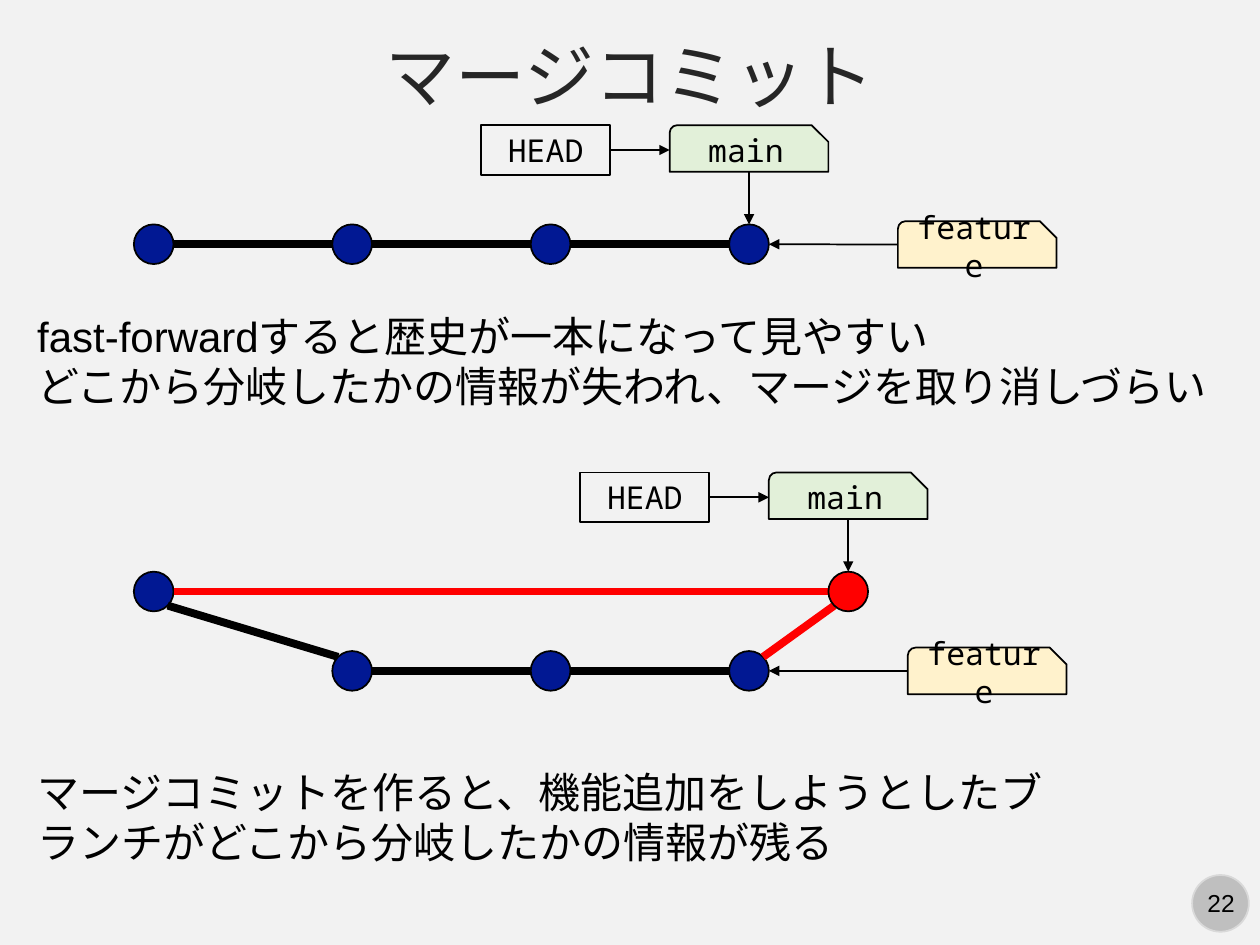
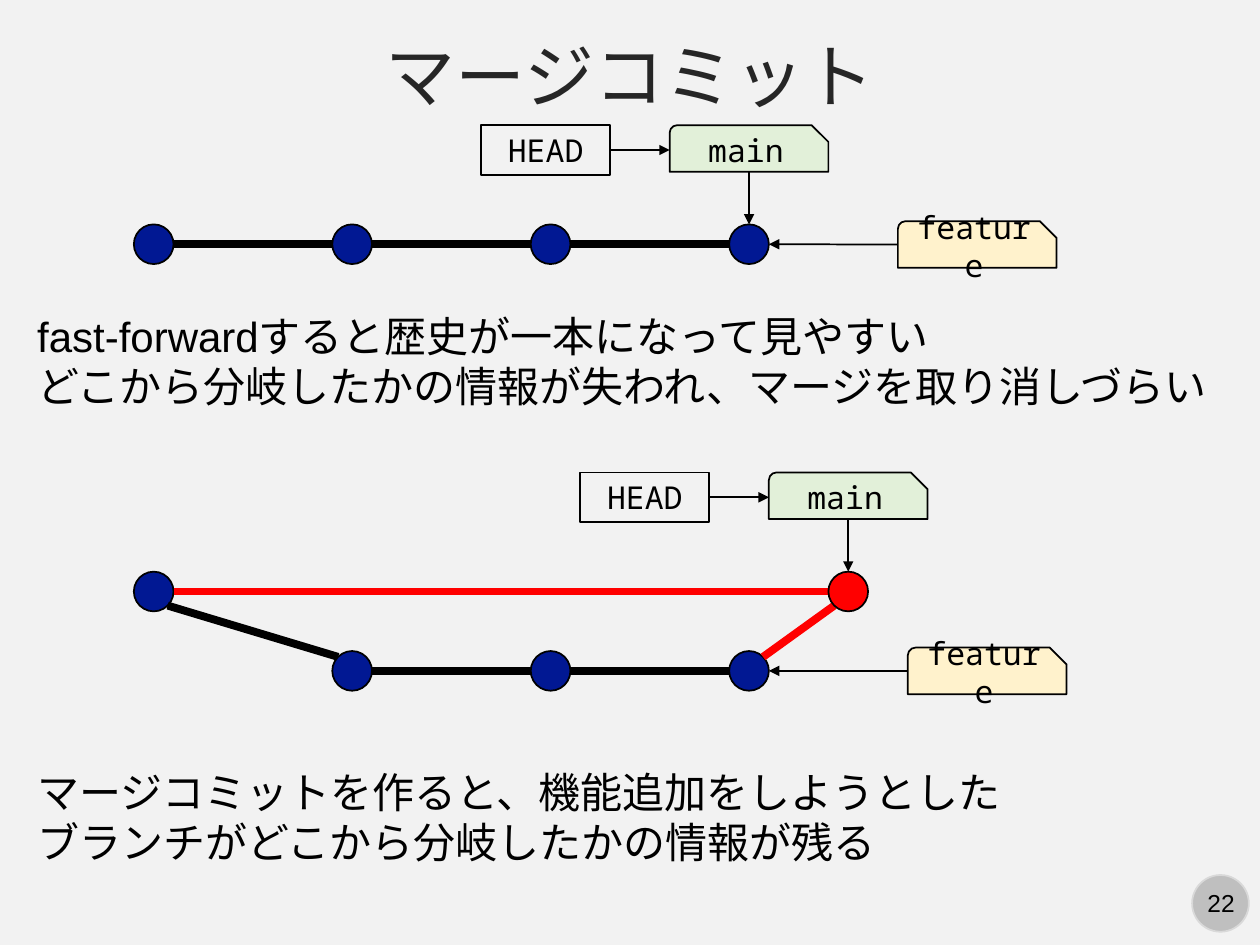
Before and after one commit to kaityo256/github, a slide deck: slide 22 of branch/fig/slide.pptx. Drawn at 1260x945 pixels with LibreOffice and Linux fonts; fonts in the diff are those of the drawing. Boxes give left, top, right and bottom in pixels: in the first picture for what was removed or moved away, otherwise in the second. Text is boxed around its words. In the diff, an @@ line names an element or a change of style, - is before the commit and + after.

```diff
--- a/branch/fig/slide.pptx
+++ b/branch/fig/slide.pptx
@@ text "マージコミットを作ると、機能追加をしようとしたブランチがどこから分岐したかの情報が残る" rewrapped from [37, 772, 1043, 862] to [37, 772, 1001, 862] @@
```
Also in this commit, not shown: 3 other slides changed.
